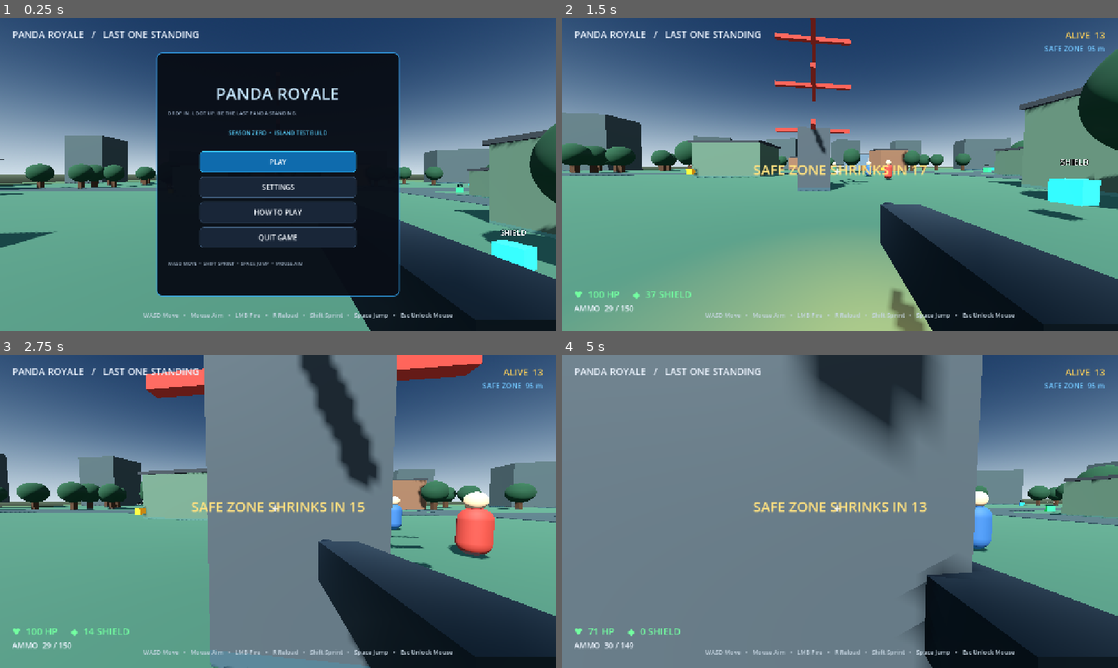
Above: before the commit, frames 1-4 (two rows, left to right).
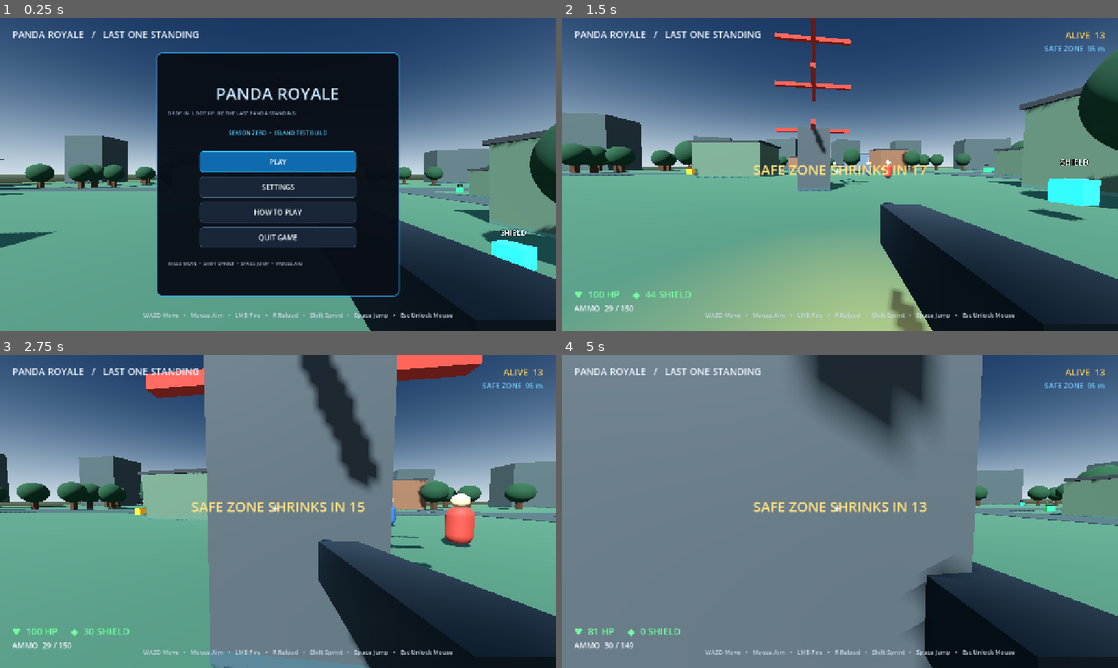
Above: after the commit, the same moments.

Repository: PandaManDev/Panda-Royale
Game: Godot game, scene res://Main.tscn
Same seed, same stepped clock (60 frames per second), same inputs: the game is played once before the commit and once after it.
Inputs (mouse positions are in pixels of both pictures, inside the frame that each line leads up to):
- Up to frame 1 (0.25 s): no input
- Up to frame 2 (1.5 s): click "PLAY" at 0.5 s; tap Enter at 1.25 s; move the mouse to (867, 174) at 1.27 s; hold W from 1.28 s (still down); tap R at 1.35 s; click (867, 174) at 1.42 s
- Up to frame 3 (2.75 s): keep holding W; tap Space at 1.52, 2.27 s; move the mouse to (250, 511) at 2.02 s; tap Shift at 2.1 s
- Up to frame 4 (5 s): keep holding W; move the mouse to (851, 505) at 2.77 s; tap R at 2.85, 4.35 s; tap Space at 3.5, 3.77, 4.52 s; move the mouse to (834, 517) at 3.52 s; tap Shift at 3.6 s; click (834, 517) at 3.67 s; move the mouse to (878, 514) at 4.27 s

The runs differ from the first frame. In frame 2, less than 0.1% of the frame differs, in the area x 15-60%, y 45-90%; in frame 3, 1.6%, in the area x 15-89%, y 43-90%; in frame 4, 0.5%.

Commit message:
Pause rival AI until match starts and while paused

Diff:
--- a/scripts/bot.gd
+++ b/scripts/bot.gd
@@ -58,7 +58,7 @@
     add_child(vest)
 
 func _physics_process(delta):
-    if health <= 0 or not is_instance_valid(game) or not is_instance_valid(game.player) or game.match_over:
+    if health <= 0 or not is_instance_valid(game) or not is_instance_valid(game.player) or game.match_over or not game.game_started or game.paused:
         return
     player = game.player
     var target = player.global_position
